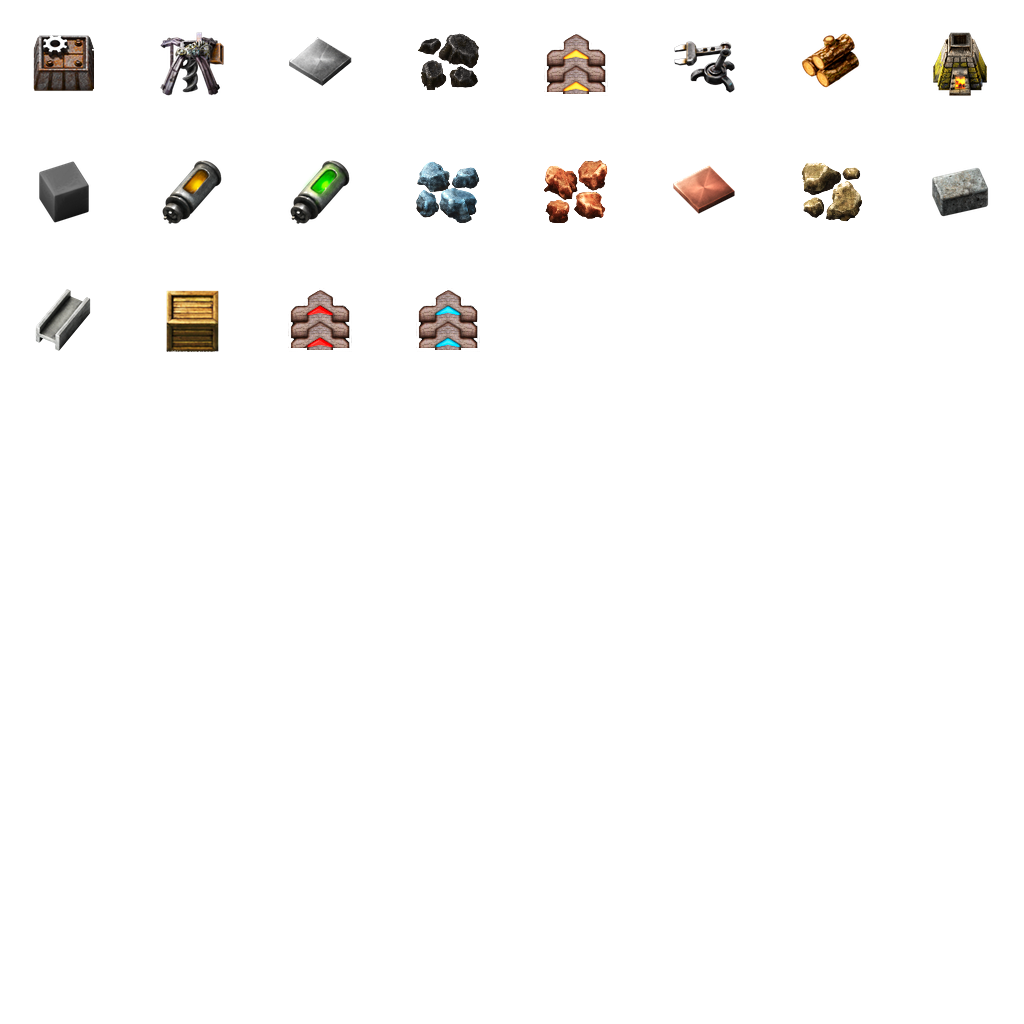
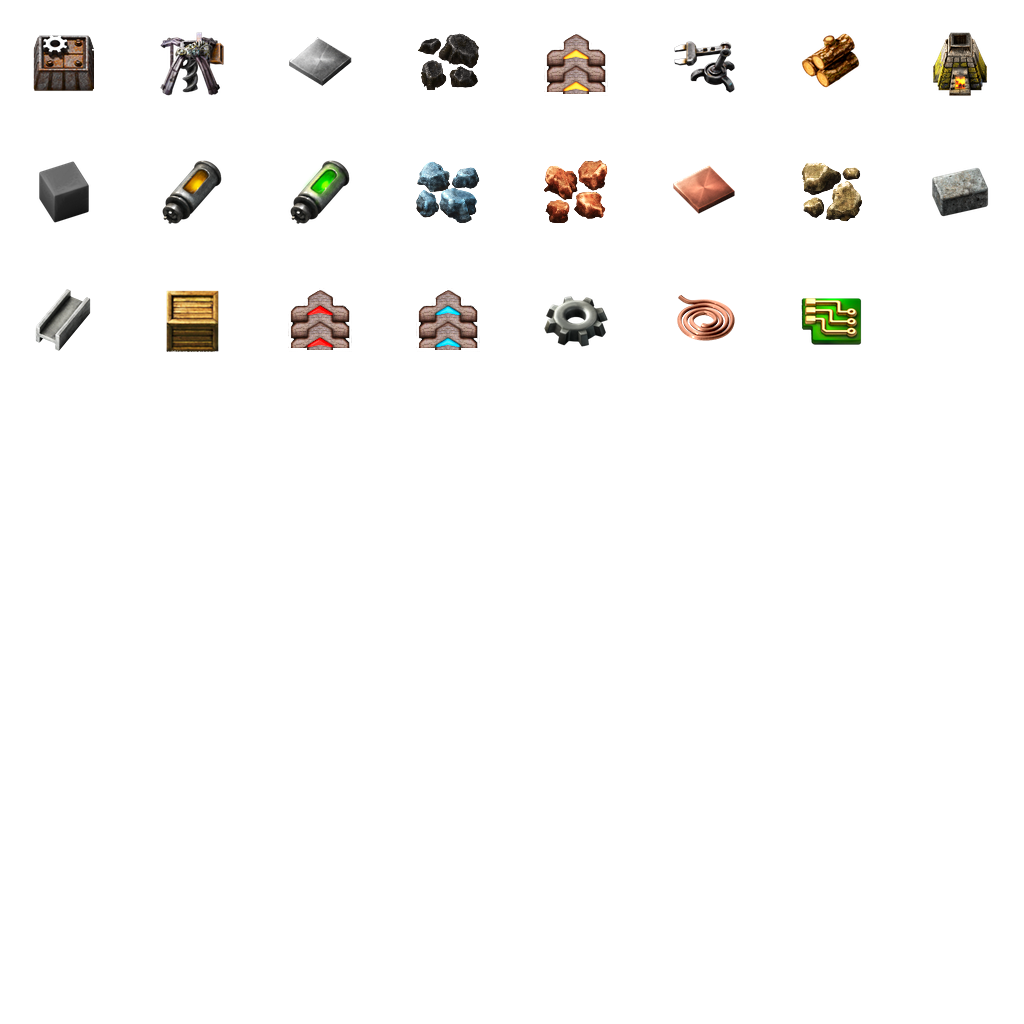
Two versions of the same layered image (w=1024, h=1024). Layer-by-layer changes:
added layer "electronic-circuit" above "copper-cable" over <box>801,296,862,347</box>
added layer "copper-cable" above "iron-gear-wheel" over <box>677,295,735,341</box>
added layer "iron-gear-wheel" above "express-transport-belt" over <box>544,296,608,349</box>
